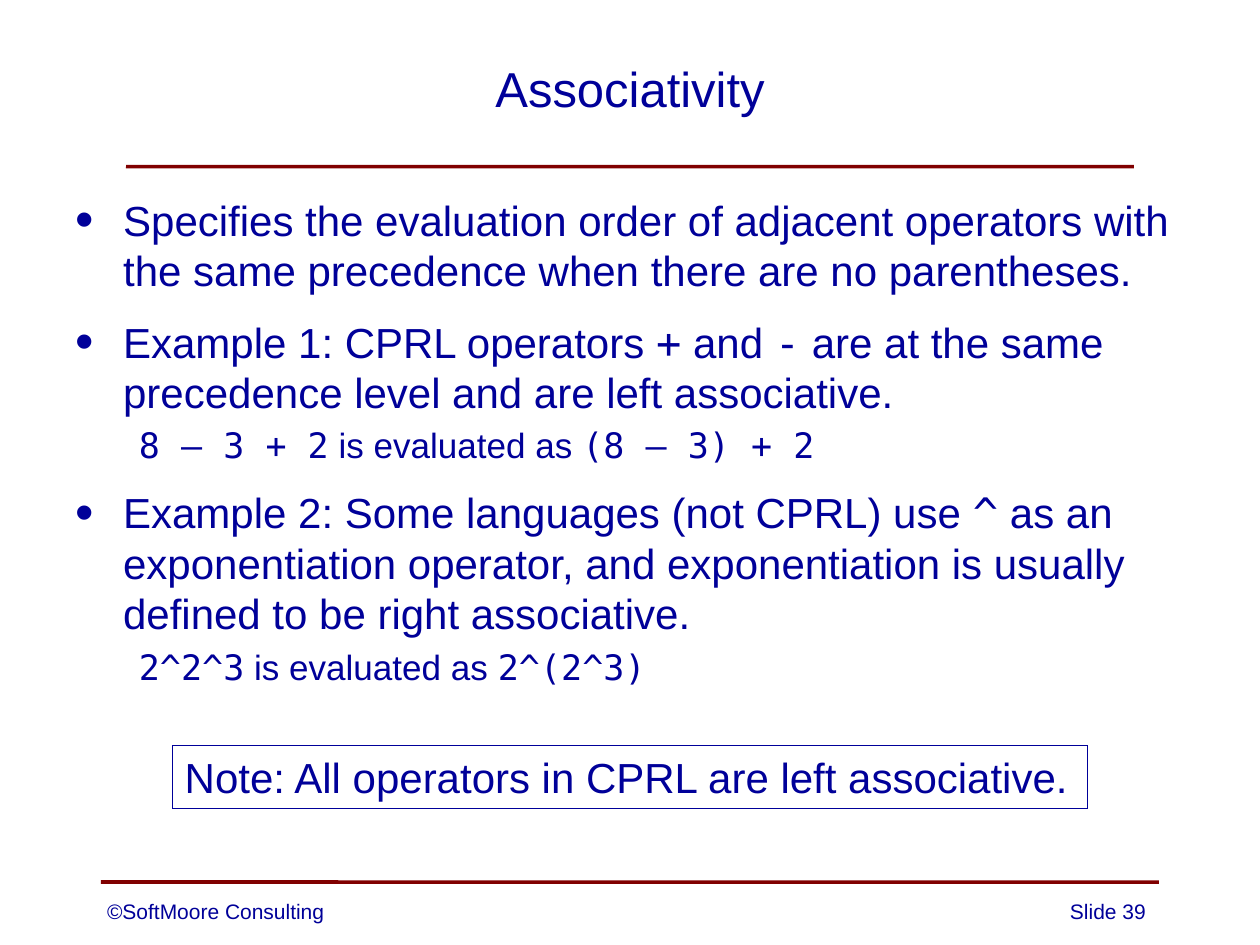
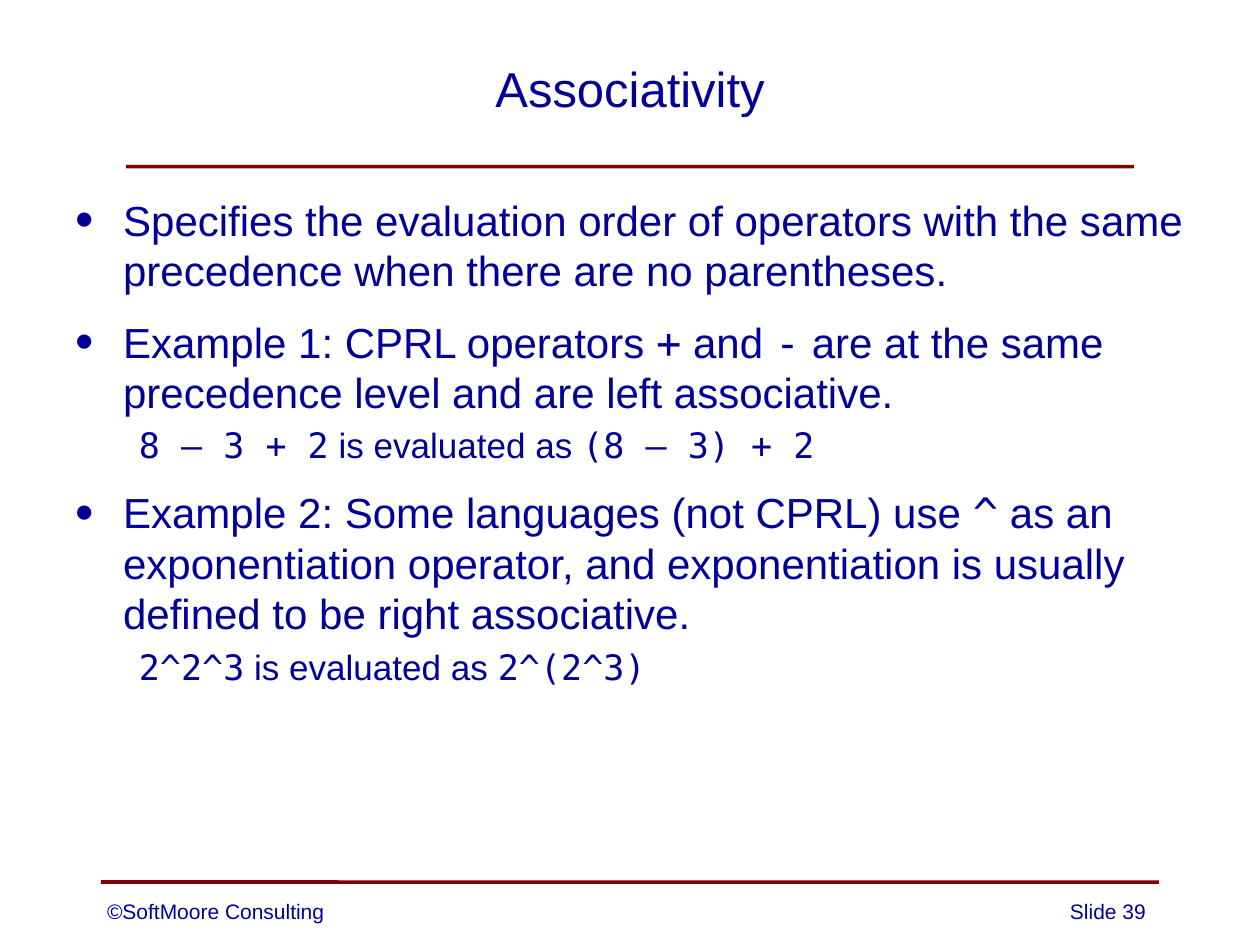
Before and after one commit to SoftMoore/CPRL-Kt-2nd, a slide deck: slide 39 of PowerPoints/03 - Context-Free Grammars.pptx. Drawn at 1260x945 pixels with LibreOffice and Linux fonts; fonts in the diff are those of the drawing. Boxes give left, top, right and bottom in pixels: in the first picture for what was removed or moved away, otherwise in the second. Text is boxed around its words. In the diff, an @@ line names an element or a change of style, - is before the commit and + after.

```diff
--- a/PowerPoints/03 - Context-Free Grammars.pptx
+++ b/PowerPoints/03 - Context-Free Grammars.pptx
@@ text at [123, 205, 1183, 295]: text changed @@
-• Specifies the evaluation order of adjacent operators with the same precedence when there are no parentheses.
+• Specifies the evaluation order of operators with the same precedence when there are no parentheses.
@@ rectangle removed at [173, 746, 1087, 809] @@
-Note: All operators in CPRL are left associative.
```
Also in this commit, not shown: 3 other slides changed.
